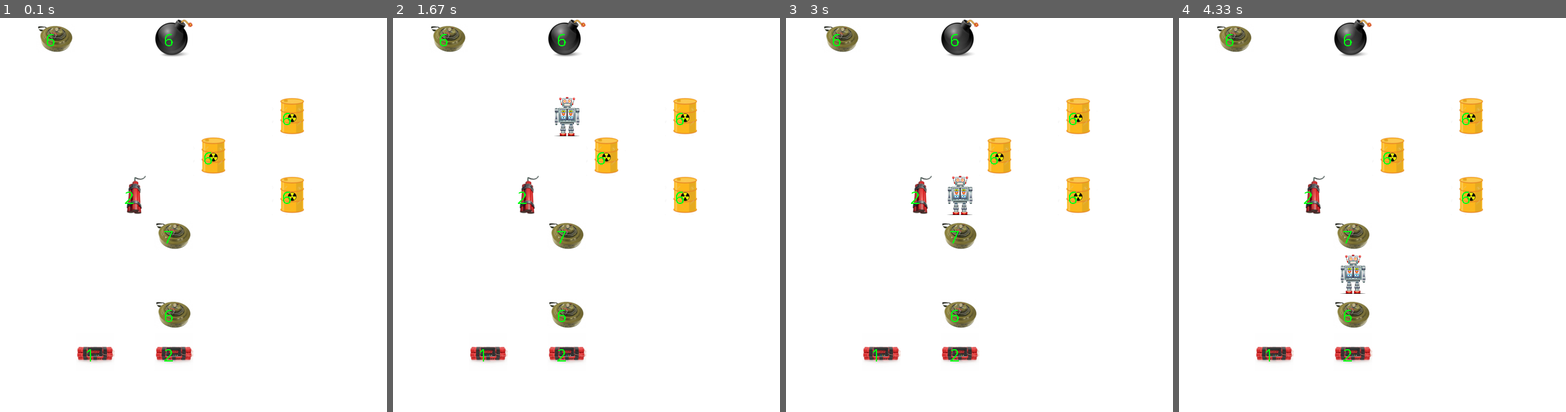
Above: before the commit, frames 1-4 (left to right).
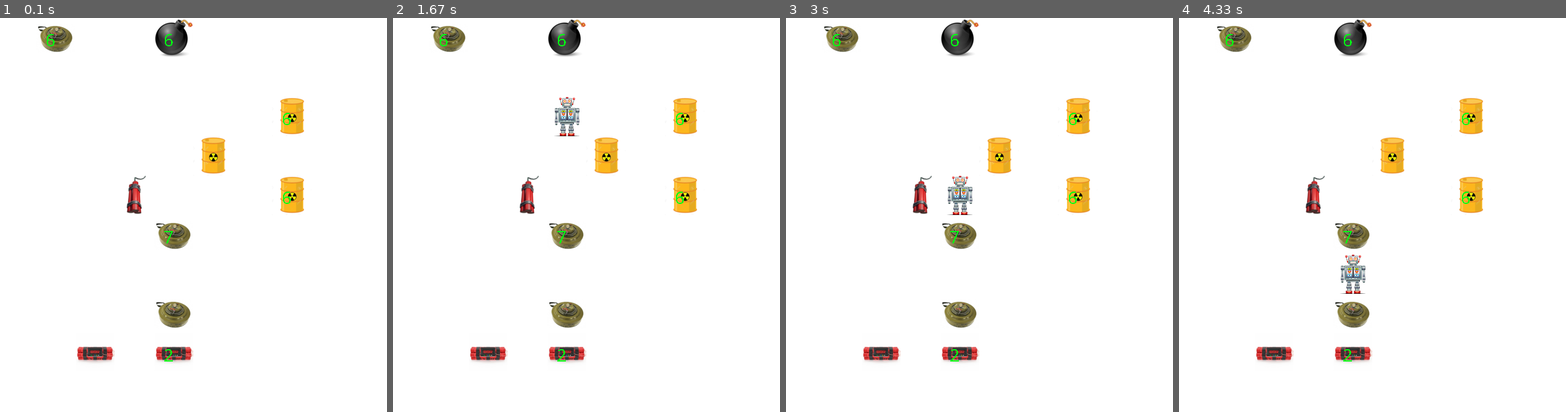
Above: after the commit, the same moments.

Repository: dBanasiak/SZI-SAPER
Game: pygame game, started from mapGeneratorPygame/mapGenerator.py
The game is run twice, just before and just after one commit, with the same random seed, the same clock (stepped at 60 frames per second) and the same inputs.
Inputs:
- Up to frame 1 (0.1 s): no input
- Up to frame 2 (1.67 s): no input
- Up to frame 3 (3 s): no input
- Up to frame 4 (4.33 s): no input

The runs differ from the first frame. In frame 1, less than 0.1% of the frame differs, in the area x 22-55%, y 34-88%; in frame 2, less than 0.1%; in frame 3, less than 0.1%; in frame 4, less than 0.1%.

Commit message:
Obstacle almost ready

Diff:
--- a/mapGeneratorPygame/mapGenerator.py
+++ b/mapGeneratorPygame/mapGenerator.py
@@ -33,6 +33,7 @@
 
 bombProp = printBombAndPos()[0]
 mapMatrix = printBombAndPos()[1]
+
 
 allBombs = []
 i = 0
@@ -85,5 +86,8 @@
         screen.blit(allBombs[i], ((bombProp[i][4]), (bombProp[i][5])))
         screen.blit(textSurface[i], ((bombProp[i][4]) + 16, (bombProp[i][5]) + 16))
 
+    for i in range(4):
+        screen.blit(allBombs[i], ((bombProp[i][4]), (bombProp[i][5])))
+
     pygame.display.flip()
     clock.tick(FPS)
--- a/mapGeneratorPygame/setBomb.py
+++ b/mapGeneratorPygame/setBomb.py
@@ -3,6 +3,7 @@
 
 mergedMatrix = emptyMatrix()
 bombProp = []
+obstacleProp = []
 
 # Ścieżki dla 6 przykładowych bomb
 bomb1Path = '../neuralNetwork/images/test1.png'
@@ -12,8 +13,14 @@
 bomb5Path = '../neuralNetwork/images/test5.png'
 bomb6Path = '../neuralNetwork/images/test6.png'
 
+# Ścieżki dla 4 przykładowych przeszkód
+obstacle1Path = '../mapGeneratorPygame/obstacle/obst1.png'
+obstacle2Path = '../mapGeneratorPygame/obstacle/obst2.png'
+obstacle3Path = '../mapGeneratorPygame/obstacle/obst3.png'
+obstacle4Path = '../mapGeneratorPygame/obstacle/obst4.png'
+
 # Lista ścieżek do bomb
-bombPathArray = ['empty', 'saper', bomb1Path, bomb2Path, bomb3Path, bomb4Path, bomb5Path, bomb6Path]
+bombPathArray = ['empty', 'saper', bomb1Path, bomb2Path, bomb3Path, bomb4Path, bomb5Path, bomb6Path, obstacle1Path, obstacle2Path, obstacle3Path, obstacle4Path]
 
 def randBombPos():
     i = 0
@@ -27,6 +34,24 @@
             i += 1
             bombProp.append((x, y, bomb, bombPathArray[bomb], x * 64, y * 64, i))
 
+def randObstaclePos():
+    i =0
+    while i <= 5:
+        x = random.randrange(0, 9)
+        y = random.randrange(0, 9)
+        obstacle = random.randrange(8, 11)
+
+        if(mergedMatrix[x][y] == 0):
+            mergedMatrix[x][y] = obstacle
+            i += 1
+            obstacleProp.append((x, y, obstacle, bombPathArray[obstacle], x * 64, y * 64, i))
+
+randBombPos()
+randObstaclePos()
+print('\nZ przeszkodami:')
+for row in mergedMatrix:
+    print(row)
+
 def printBombAndPos():
     randBombPos()
     print('\nBomb properties:\n', bombProp)
@@ -34,3 +59,11 @@
     for row in mergedMatrix:
         print(row)
     return bombProp, mergedMatrix
+
+# def printObstacleAndPos():
+#     randObstaclePos()
+#     print('\nObstacle properties:\n', obstacleProp)
+#     print('\nSet obstacle:')
+#     for row in mergedMatrix:
+#         print(row)
+#     return obstacleProp, mergedMatrix
Renamed: mapGeneratorPygame/obstacles/Gorilla-icon.png -> mapGeneratorPygame/obstacle/obst1.png
Renamed: mapGeneratorPygame/obstacles/logisim-icon-icon.png -> mapGeneratorPygame/obstacle/obst2.png
Renamed: mapGeneratorPygame/obstacles/Ironman-Mask-3-Old-icon.png -> mapGeneratorPygame/obstacle/obst3.png
